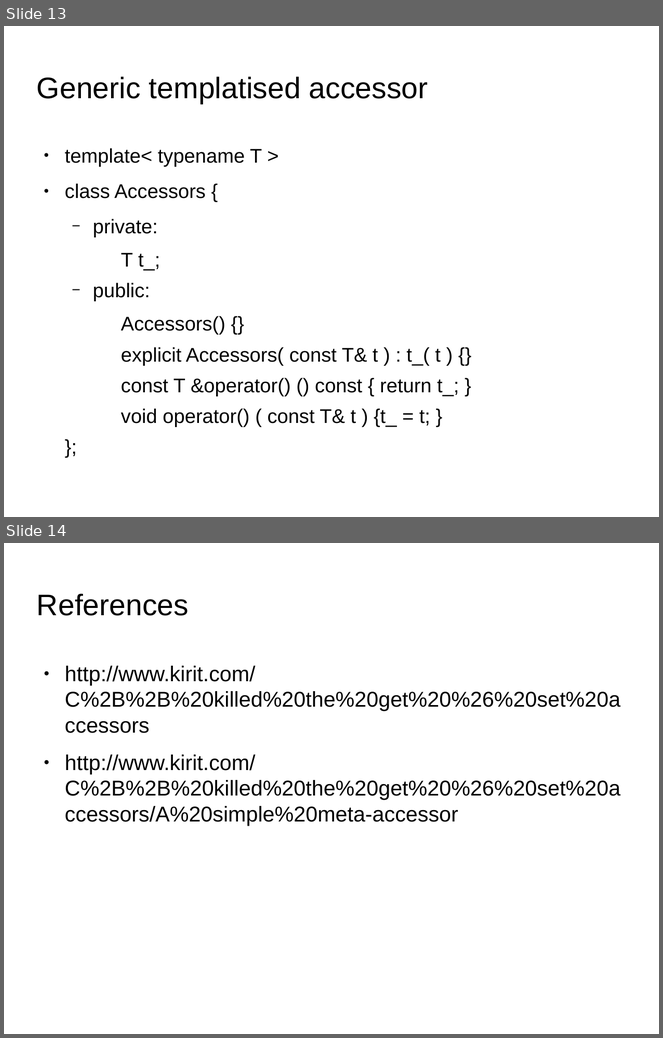
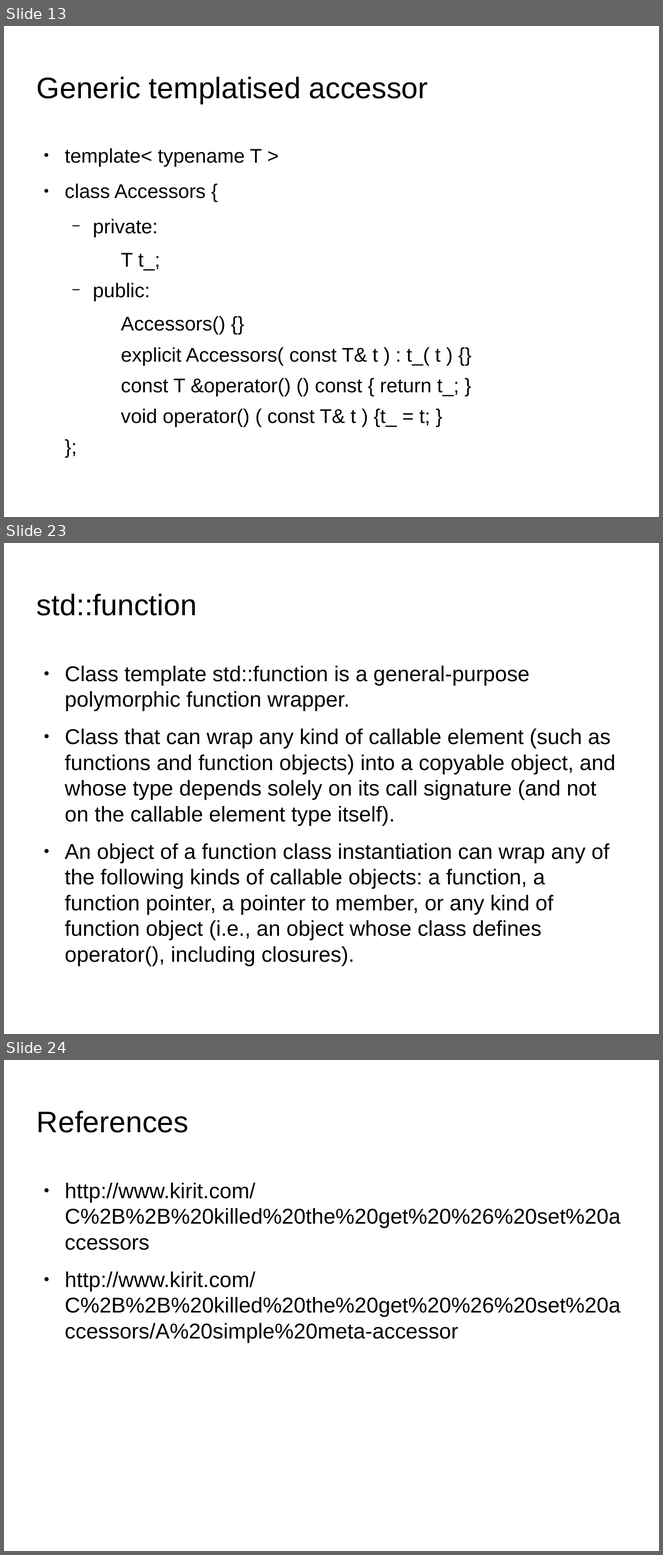
Before and after one commit to kks32/cpp-software-development, a slide deck: Ex15_Functors/Ex15_Functors.odp. Shown one above the other, each under a label of ours: slides 13 and 14 before the commit, slides 13, 23 and 24 after it; the slides between them are not shown. The pictures are 663x1038 and 663x1555 pixels, drawn with LibreOffice and Linux fonts; fonts in the diff are those of the drawing; background and template pictures are left out. Boxes give left, top, right and bottom in pixels: in the first picture for what was removed or moved away, otherwise in the second. Text is boxed around its words. In the diff, an @@ line names an element or a change of style, - is before the commit and + after.

Commit message:
Ex15 functors, std::functions

```diff
--- a/Ex15_Functors/Ex15_Functors.odp
+++ b/Ex15_Functors/Ex15_Functors.odp
@@ slide 23 added at (4,543,659,1034), background picture (left out) @@
@@ title added at (37,593,197,616), 36 pt, text #000000 @@
+std::function
@@ text added at (65,666,616,940), 26 pt, text #000000 @@
+● Class template std::function is a general-purpose polymorphic function wrapper.
+● Class that can wrap any kind of callable element (such as functions and function objects) into a copyable object, and whose type depends solely on its call signature (and not on the callable element type itself).
+● An object of a function class instantiation can wrap any of the following kinds of callable objects: a function, a function pointer, a pointer to member, or any kind of function object (i.e., an object whose class defines operator(), including closures).
@@ what was slide 14 is now slide 24 @@
```
Also in this commit, not shown: 9 other slides added, 2 other files.
